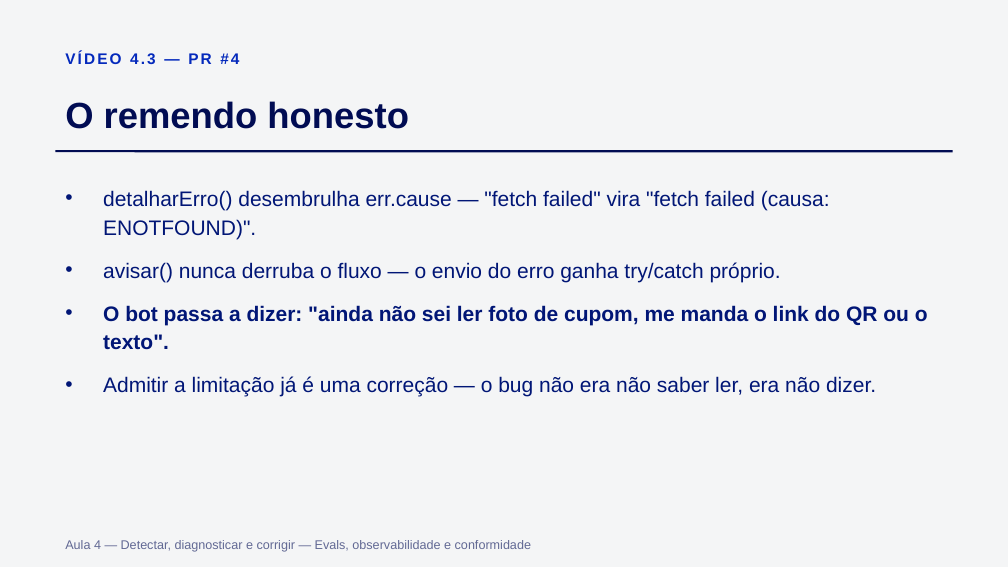
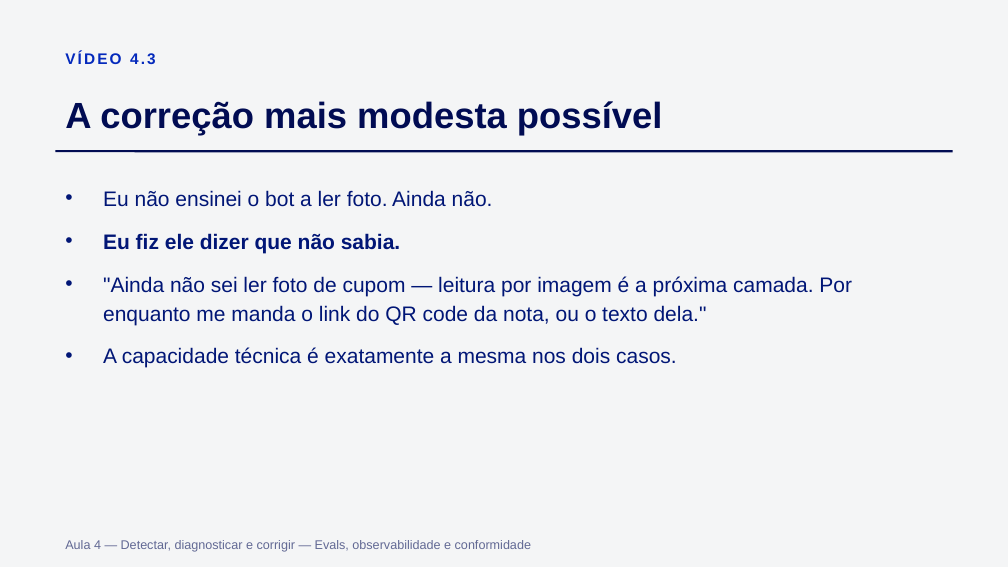
Before and after one commit to Djegao/alura-produto-ficticio, a slide deck: slide 14 of slides/aula4.pptx (slide 12 before the commit). Drawn at 1008x567 pixels with LibreOffice and Linux fonts; fonts in the diff are those of the drawing. Boxes give left, top, right and bottom in pixels: in the first picture for what was removed or moved away, otherwise in the second. Text is boxed around its words. In the diff, an @@ line names an element or a change of style, - is before the commit and + after.

```diff
--- a/slides/aula4.pptx
+++ b/slides/aula4.pptx
@@ text at (65,51,156,64): text changed @@
-VÍDEO 4.3 — PR #4
+VÍDEO 4.3
@@ text at (65,101,663,135): text changed @@
-O remendo honesto
+A correção mais modesta possível
@@ text at (103,190,852,368): text changed @@
-• detalharErro() desembrulha err.cause — "fetch failed" vira "fetch failed (causa: ENOTFOUND)".
-• avisar() nunca derruba o fluxo — o envio do erro ganha try/catch próprio.
-• O bot passa a dizer: "ainda não sei ler foto de cupom, me manda o link do QR ou o texto".
-• Admitir a limitação já é uma correção — o bug não era não saber ler, era não dizer.
+• Eu não ensinei o bot a ler foto. Ainda não.
+• Eu fiz ele dizer que não sabia.
+• "Ainda não sei ler foto de cupom — leitura por imagem é a próxima camada. Por enquanto me manda o link do QR code da nota, ou o texto dela."
+• A capacidade técnica é exatamente a mesma nos dois casos.
```
Also in this commit, not shown: 12 other slides changed, 8 slides added, 1 slide removed, 7 other files.
